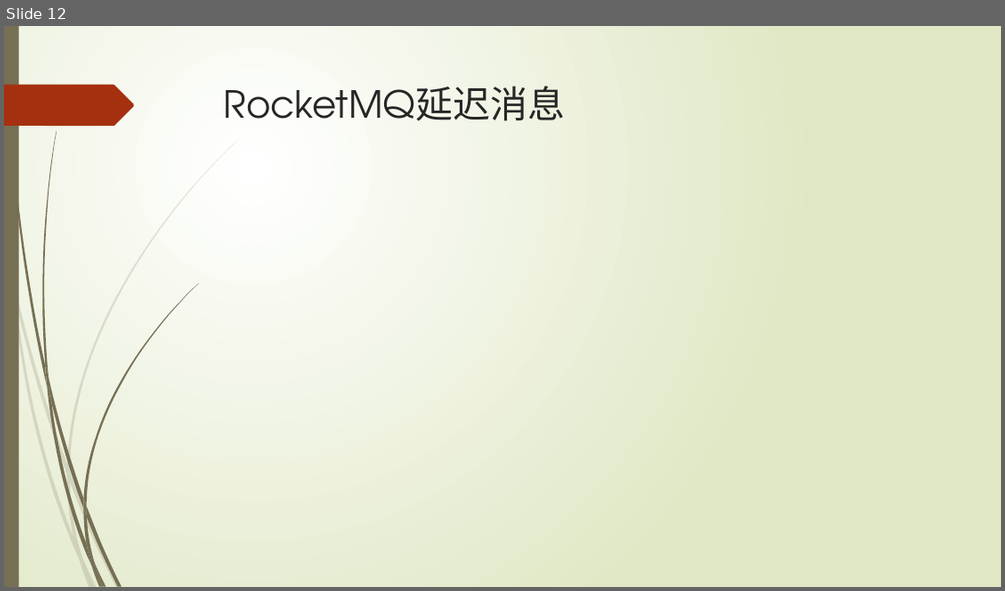
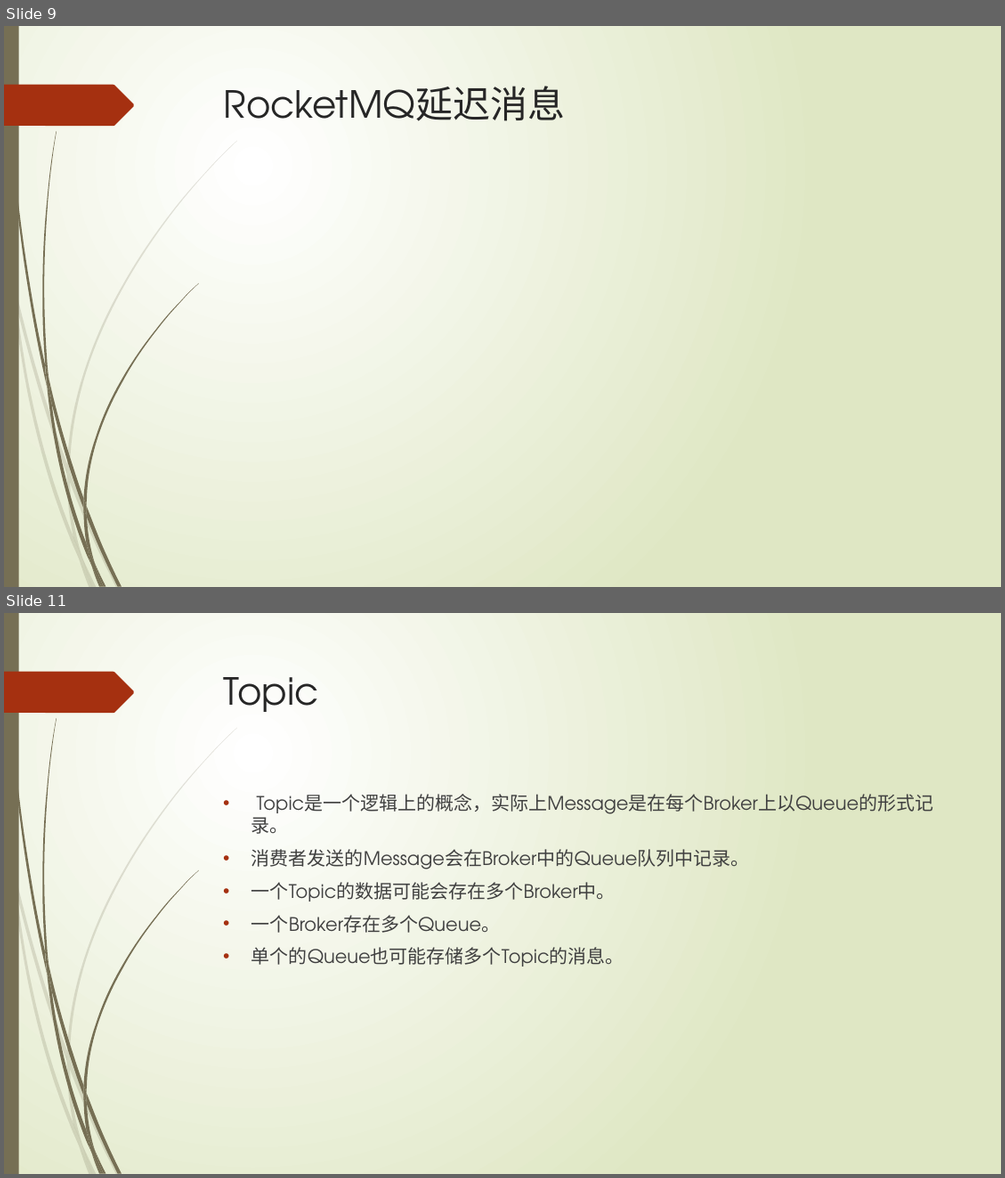
Before and after one commit to xljnc/rocketmqLearning, a slide deck: doc/RocketMQ简介.pptx. Shown one above the other, each under a label of ours: slide 12 before the commit, slides 9 and 11 after it; the slides between them are not shown. The pictures are 1005x591 and 1005x1178 pixels, drawn with LibreOffice and Linux fonts; fonts in the diff are those of the drawing. Boxes give left, top, right and bottom in pixels: in the first picture for what was removed or moved away, otherwise in the second. Text is boxed around its words. In the diff, an @@ line names an element or a change of style, - is before the commit and + after.

```diff
--- a/doc/RocketMQ简介.pptx
+++ b/doc/RocketMQ简介.pptx
@@ slide 11 added at (x1=4, y1=613, x2=1001, y2=1174), background gradient #FFFFFF to #DFE8C4; not listed: 24 template elements that a slide beside it also shows @@
@@ title added at (x1=224, y1=677, x2=320, y2=712), 36 pt, text #262626 @@
+Topic
@@ text added at (x1=251, y1=790, x2=934, y2=966), 18 pt, text #404040 @@
+• Topic是一个逻辑上的概念，实际上Message是在每个Broker上以Queue的形式记录。
+• 消费者发送的Message会在Broker中的Queue队列中记录。
+• 一个Topic的数据可能会存在多个Broker中。
+• 一个Broker存在多个Queue。
+• 单个的Queue也可能存储多个Topic的消息。
@@ what was slide 12 is now slide 9 @@
```
Also in this commit, not shown: 1 slide changed, 2 other slides added.
